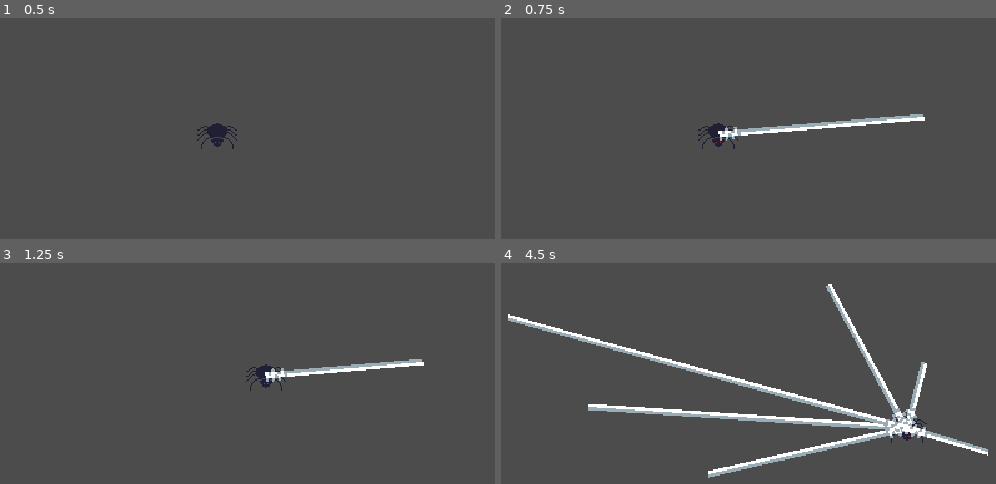
Above: before the commit, frames 1-4 (two rows, left to right).
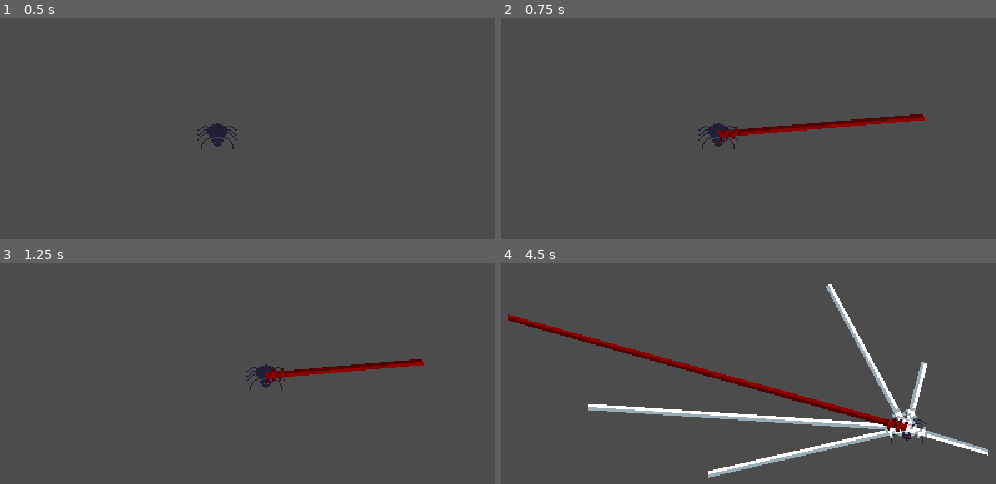
Above: after the commit, the same moments.

Repository: Heckin-Doggo/gmtk-game
Game: Godot game, scene res://levels/TestLevel.tscn
Same seed, same stepped clock (60 frames per second), same inputs: the game is played once before the commit and once after it.
Inputs (mouse positions are in pixels of both pictures, inside the frame that each line leads up to):
- Up to frame 1 (0.5 s): no input
- Up to frame 2 (0.75 s): tap Enter at 0.5 s; move the mouse to (921, 117) at 0.52 s; click (921, 117) at 0.67 s
- Up to frame 3 (1.25 s): no input
- Up to frame 4 (4.5 s): move the mouse to (590, 406) at 1.27 s; click (590, 406) at 1.42 s; move the mouse to (827, 285) at 2.02 s; click (827, 285) at 2.17 s; move the mouse to (708, 472) at 2.77 s; click (708, 472) at 2.92 s; move the mouse to (986, 450) at 3.52 s; click (986, 450) at 3.67 s; move the mouse to (505, 316) at 4.27 s; click (505, 316) at 4.42 s

Frame 1 is identical in both runs. In frame 2, 1.2% of the frame differs, in the area x 43-86%, y 43-56%; in frame 3, 1.0%; in frame 4, 2.4%, in the area x 1-83%, y 23-77%.

Commit message:
can remove webhooks

Diff:
--- a/game/Player.gd
+++ b/game/Player.gd
@@ -22,9 +22,18 @@
 #Adds a line2d webhook and adds it to the array of current webhooks
 func shoot_web(hook_position):
 	var new_webhook = Web.instance()
+
+	new_webhook.set_index(webhooks.size())
 	new_webhook.points[1] = hook_position
+	new_webhook.set_click_position()
+
 	get_parent().add_child(new_webhook)
 	webhooks.append(new_webhook)
+
+func delete_hook(index):
+	var dead_hook = webhooks[index]
+	webhooks.remove(index)
+	dead_hook.queue_free()
 
 func _unhandled_input(event):
 	if event is InputEventMouseButton:
--- /dev/null
+++ b/game/scenes/Webshot.gd
@@ -0,0 +1,23 @@
+extends Line2D
+
+var selectable = false
+var index
+
+func set_click_position():
+	$Area2D/CollisionShape2D.position = points[1]
+
+func set_index(index_num):
+	index = index_num
+
+func _on_Area2D_mouse_entered():
+	default_color = Color(0.55, 0, 0, 1)
+	selectable = true
+
+func _on_Area2D_mouse_exited():
+	default_color = Color(1, 1, 1, 1)
+	selectable = false
+
+func _unhandled_input(event):
+	if event is InputEventMouseButton:
+		if event.button_index == BUTTON_RIGHT and selectable:
+			get_parent().get_child(0).delete_hook(index)
--- a/game/scenes/Webshot.tscn
+++ b/game/scenes/Webshot.tscn
@@ -1,9 +1,21 @@
-[gd_scene load_steps=2 format=2]
+[gd_scene load_steps=4 format=2]
 
 [ext_resource path="res://assets/sprites/Spiderweb String.png" type="Texture" id=1]
+[ext_resource path="res://scenes/Webshot.gd" type="Script" id=2]
+
+[sub_resource type="CircleShape2D" id=1]
 
 [node name="Webshot" type="Line2D"]
 points = PoolVector2Array( 0, 0, 0, 0 )
 default_color = Color( 1, 1, 1, 1 )
 texture = ExtResource( 1 )
 texture_mode = 1
+script = ExtResource( 2 )
+
+[node name="Area2D" type="Area2D" parent="."]
+
+[node name="CollisionShape2D" type="CollisionShape2D" parent="Area2D"]
+shape = SubResource( 1 )
+[connection signal="input_event" from="Area2D" to="." method="_on_Area2D_input_event"]
+[connection signal="mouse_entered" from="Area2D" to="." method="_on_Area2D_mouse_entered"]
+[connection signal="mouse_exited" from="Area2D" to="." method="_on_Area2D_mouse_exited"]
